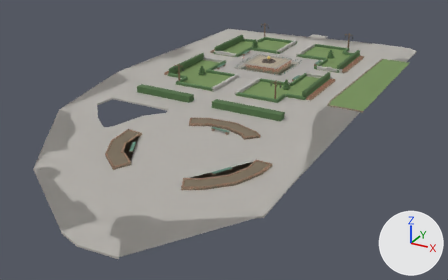
The Blender file models/AR_Herautenplein/AR_Herautenplein_baked.blend, before and after one commit.
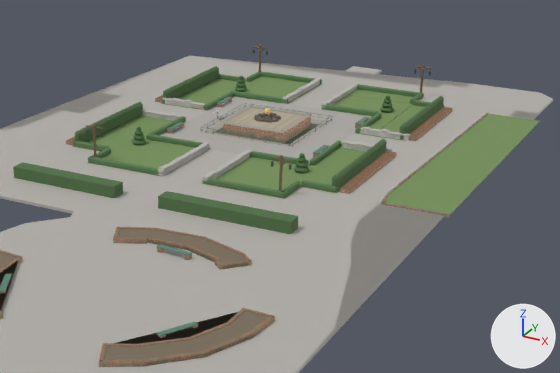
Each version appears first whole from a 50 mm lens placed at (42.4, -121.7, 31.1), pointed at (1.8, -48.0, -5.8), and next in a close-up on the part from 29% to 94% of the width and 0% to 69% of the height. Lighting does not change. The marker at lower right points along +X, +Y and +Z. The first two pictures are the older version.

Objects in the first close-up: 'BAKE_baksteen_bakken', 'BAKE_baksteen_fontein', 'BAKE_steen', 'HP_bankjes__hout', 'HP_bloemvakken__bodem', 'HP_gazon__gras', 'HP_hagen__haag', 'HP_hagen_zuid__taxus', 'HP_keien__kassei', 'HP_muurtjes__ruwsteen', 'HP_plavuis__plavuis', 'HP_taxus__taxus' and 6 more.
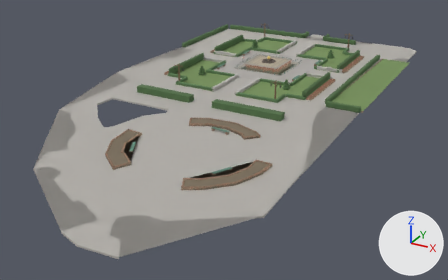
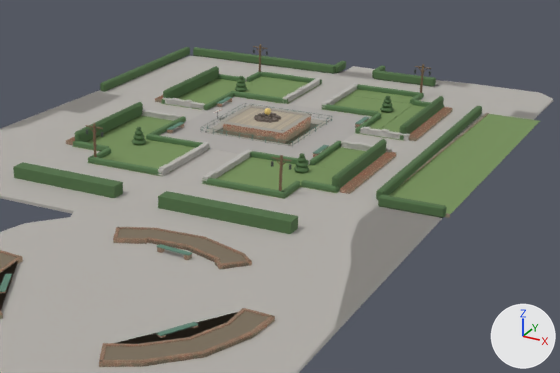
What changed in the scene script:
```text
Add me_hp_hagen_rand__taxus:
    me_hp_hagen_rand__taxus.from_pydata(...)  # 168 vertices, 182 faces; spans x -19.6..20.3, y -42.7..-5.6, z 0.0..0.9
    me_hp_hagen_rand__taxus.materials.append(mat_mat_taxus)  # dark green #506f45
Add ob_hp_hagen_rand__taxus:
    ob_hp_hagen_rand__taxus = bpy.data.objects.new('HP_hagen_rand__taxus', me_hp_hagen_rand__taxus)
    ob_hp_hagen_rand__taxus.location = (0.0, 0.0, 0.0)
```

Boxes [x1, y1, x2, y2] around the edits, measured in the close-ups (560 x 373 px):
'HP_hagen_rand__taxus', added: after [100, 47, 482, 218]
